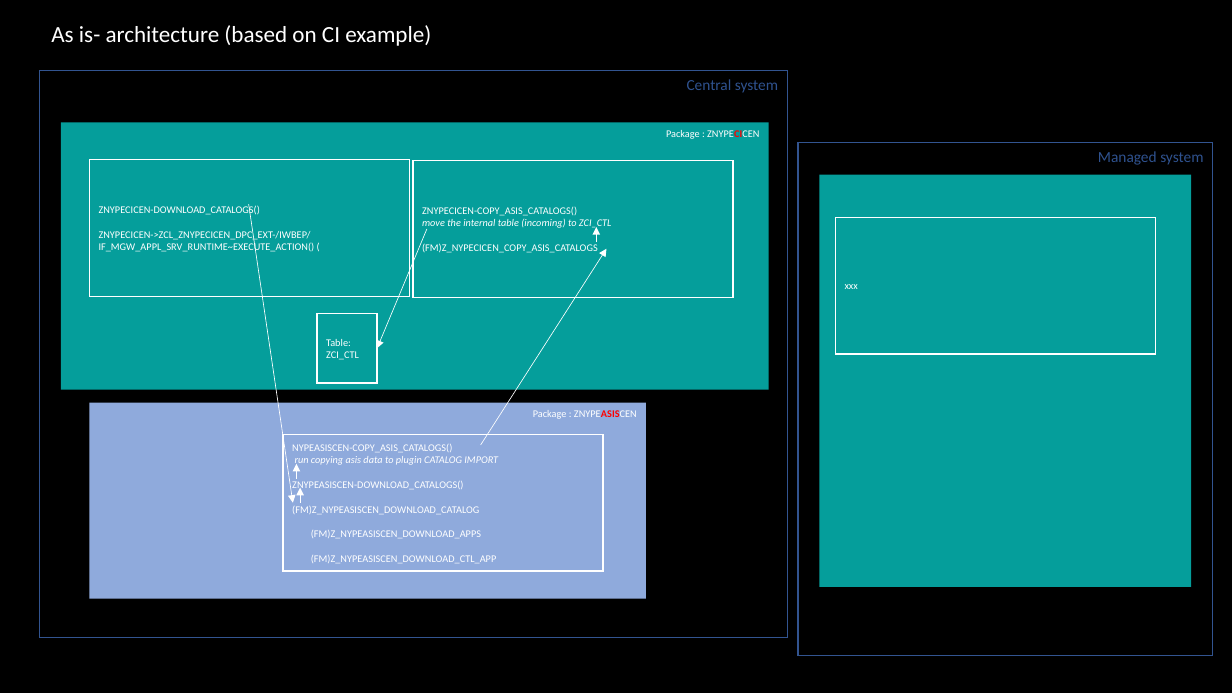
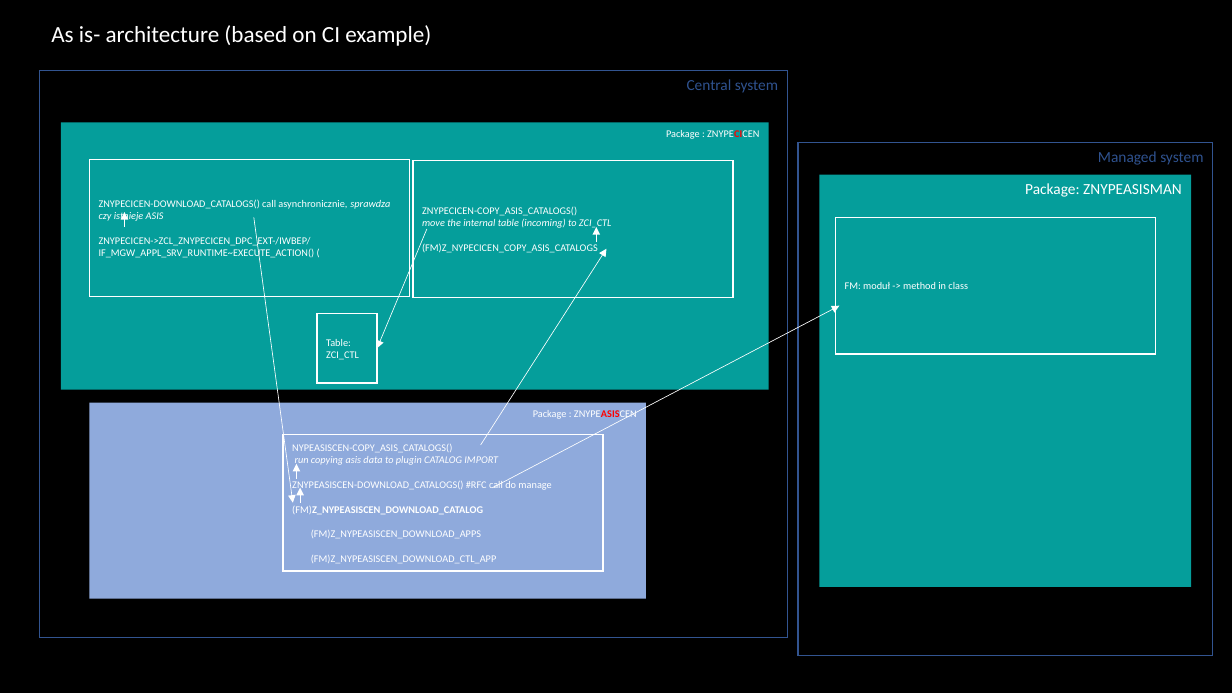
Before and after one commit to Fiori-Tracker/fioritracker.github.io, a slide deck: slide 1 of 2020FPS01/dev/arch/asis.pptx. Drawn at 1232x693 pixels with LibreOffice and Linux fonts; fonts in the diff are those of the drawing; background and template pictures are left out. Boxes give left, top, right and bottom in pixels: in the first picture for what was removed or moved away, otherwise in the second. Text is boxed around its words. In the diff, an @@ line names an element or a change of style, - is before the commit and + after.

Commit message:
dev

```diff
--- a/2020FPS01/dev/arch/asis.pptx
+++ b/2020FPS01/dev/arch/asis.pptx
@@ text in rectangle at (x1=99, y1=199, x2=390, y2=223): text changed @@
-ZNYPECICEN-DOWNLOAD_CATALOGS()
+ZNYPECICEN-DOWNLOAD_CATALOGS() call asynchronicznie, sprawdza czy istnieje ASIS
@@ text in rectangle at (x1=1025, y1=183, x2=1182, y2=197): text added @@
+Package: ZNYPEASISMAN
@@ arrow added from (125, 227) to (125, 212), #FFFFFF 0.5 pt @@
@@ arrow moved from (249, 204) - (293, 503) to (254, 217) - (293, 503) @@
@@ text in rectangle at (x1=845, y1=282, x2=968, y2=289): text changed @@
-xxx
+FM: moduł -> method in class
@@ arrow added from (493, 488) to (839, 306), #FFFFFF 0.5 pt @@
@@ text in rectangle at (x1=292, y1=480, x2=551, y2=492): text changed @@
-ZNYPEASISCEN-DOWNLOAD_CATALOGS()
+ZNYPEASISCEN-DOWNLOAD_CATALOGS() #RFC call do manage
@@ text in rectangle at (x1=292, y1=506, x2=483, y2=515): bold on in "(FM)Z_NYPEASISCEN_DOWNLOAD_CATALOG" @@
```
